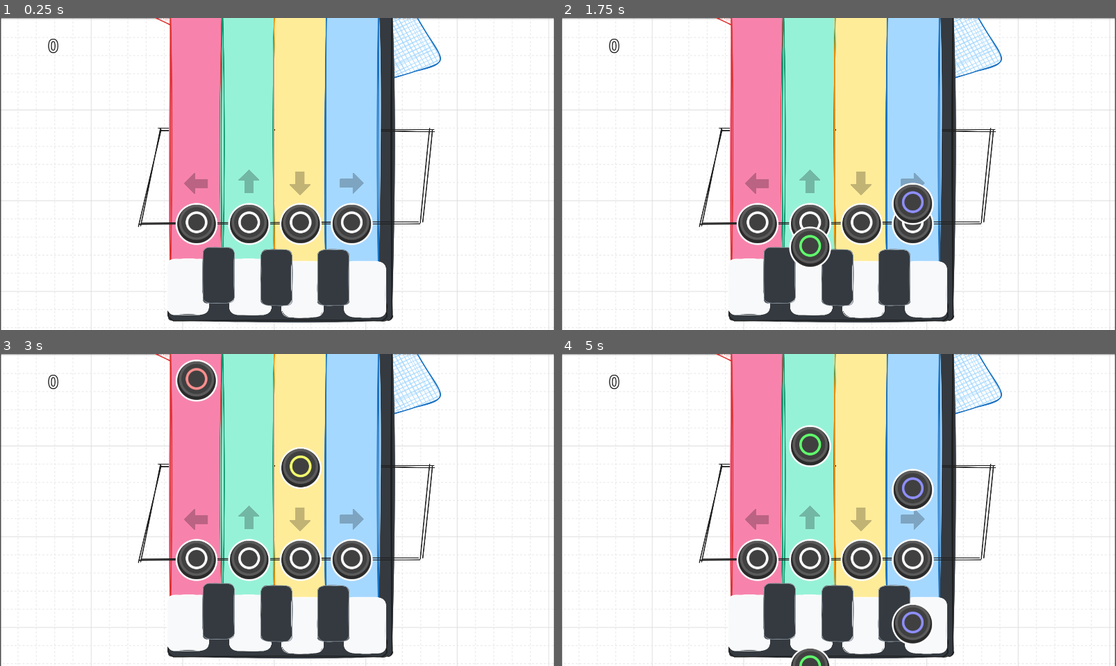
Above: before the commit, frames 1-4 (two rows, left to right).
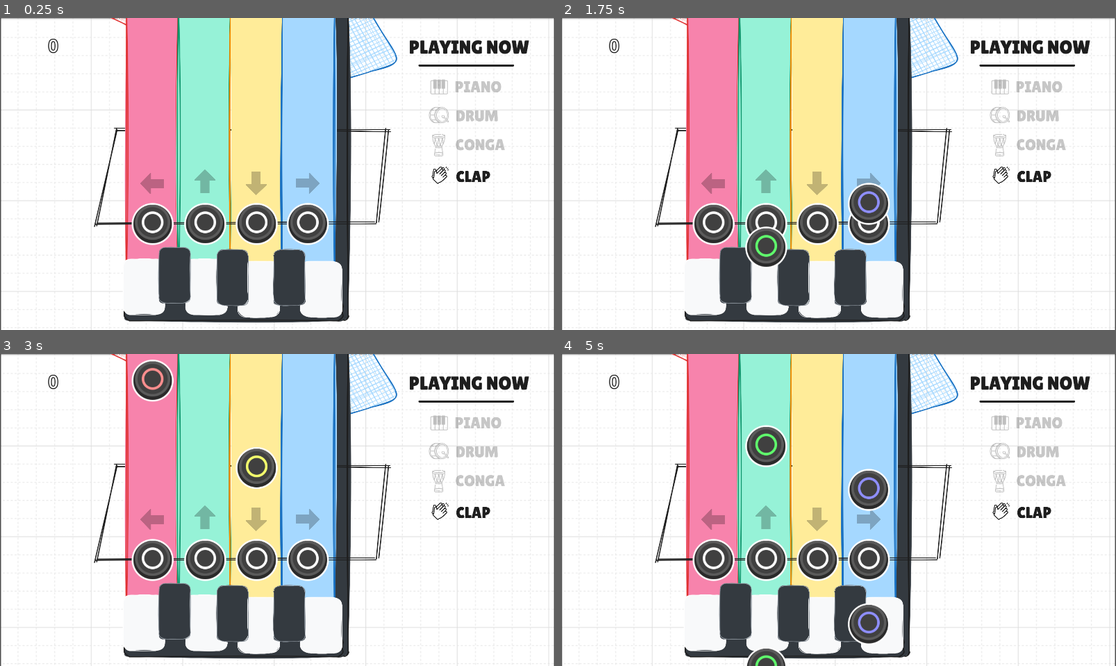
Above: after the commit, the same moments.

Repository: luiz-couto/encore
Game: Godot game, scene res://scenes/game.tscn
Two runs of this game, one before a commit and one after it. Both use one fixed random seed, a clock stepped at 60 frames per second and the inputs below.
Inputs (mouse positions are in pixels of both pictures, inside the frame that each line leads up to):
- Up to frame 1 (0.25 s): no input
- Up to frame 2 (1.75 s): move the mouse to (960, 158) at 0.52 s; click (960, 158) at 0.67 s; move the mouse to (727, 189) at 1.27 s; click (727, 189) at 1.42 s
- Up to frame 3 (3 s): move the mouse to (333, 441) at 2.02 s; click (333, 441) at 2.17 s; move the mouse to (249, 572) at 2.77 s; click (249, 572) at 2.92 s
- Up to frame 4 (5 s): move the mouse to (1005, 556) at 3.52 s; click (1005, 556) at 3.67 s; move the mouse to (672, 463) at 4.27 s; click (672, 463) at 4.42 s

The runs differ from the first frame. In frame 1, 40% of the frame differs, in the area x 16-96%, y 0-98%; in frame 2, 40%; in frame 3, 40%; in frame 4, 41%, in the area x 16-96%, y 0-100%.

Commit message:
playing now icons

Diff:
--- a/encore/scenes/game.tscn
+++ b/encore/scenes/game.tscn
@@ -24,6 +24,11 @@
 [ext_resource type="FontFile" uid="uid://o7n5xnnd4w71" path="res://assets/fonts/HeartbitXX2Px.ttf" id="23_bt5mj"]
 [ext_resource type="Script" uid="uid://rmmdlyjx63ic" path="res://scripts/option_1.gd" id="23_e1j6l"]
 [ext_resource type="Texture2D" uid="uid://cgp52b4cks1j3" path="res://assets/board/up-arrow.png" id="24_e1j6l"]
+[ext_resource type="Texture2D" uid="uid://cyk8jdwvesnn5" path="res://assets/icons/clap-icon.png" id="25_pl11u"]
+[ext_resource type="Texture2D" uid="uid://bpybxfpaov1js" path="res://assets/icons/piano-icon.png" id="25_sww3w"]
+[ext_resource type="Texture2D" uid="uid://dgp133xtcrssb" path="res://assets/icons/drum-icon.png" id="26_suyxu"]
+[ext_resource type="Texture2D" uid="uid://b7jni3tj2p2ov" path="res://assets/icons/conga-icon.png" id="27_sgl2t"]
+[ext_resource type="Texture2D" uid="uid://dj85c1lfox5gx" path="res://assets/icons/playing-now.png" id="29_suyxu"]
 
 [sub_resource type="AudioStreamWAV" id="AudioStreamWAV_ssvqc"]
 data = PackedByteArray("cW9hZgAACFwBAKxECFwDcAAAAAAAAAAAAAAAAOAAQADymAwE0aDE5/Grz/2LD/zF/bh+54tWG7jwZYTqD/Edp/4kvoU1rZQ …(1091 unchanged characters)…
@@ -58,24 +63,24 @@
 
 [node name="MainBoard2" type="Sprite2D" parent="." unique_id=1085503733]
 z_index = -1
-position = Vector2(1009, 435)
+position = Vector2(857, 435)
 scale = Vector2(0.6008579, 0.5363552)
 texture = ExtResource("3_lbhrr")
 
 [node name="Button" parent="." unique_id=155436911 instance=ExtResource("3_lnu2h")]
-position = Vector2(680, 713)
+position = Vector2(528, 713)
 input = "ui_left"
 
 [node name="Button2" parent="." unique_id=665909422 instance=ExtResource("3_lnu2h")]
-position = Vector2(862, 713)
+position = Vector2(710, 713)
 input = "ui_up"
 
 [node name="Button3" parent="." unique_id=810961907 instance=ExtResource("3_lnu2h")]
-position = Vector2(1040, 713)
+position = Vector2(888, 713)
 input = "ui_down"
 
 [node name="Button4" parent="." unique_id=1578098347 instance=ExtResource("3_lnu2h")]
-position = Vector2(1217, 713)
+position = Vector2(1065, 713)
 input = "ui_right"
 
 [node name="Timer" type="Timer" parent="." unique_id=1128094179]
@@ -135,7 +140,7 @@
 [node name="Red" type="Sprite2D" parent="ArrowKeys" unique_id=1108017298]
 modulate = Color(1, 1, 1, 0.24313726)
 z_index = -1
-position = Vector2(678, 573)
+position = Vector2(526, 573)
 rotation = -1.5707964
 scale = Vector2(0.163086, 0.16029821)
 texture = ExtResource("24_e1j6l")
@@ -143,14 +148,14 @@
 [node name="Green" type="Sprite2D" parent="ArrowKeys" unique_id=1231863905]
 modulate = Color(1, 1, 1, 0.24313726)
 z_index = -1
-position = Vector2(861, 566)
+position = Vector2(709, 566)
 scale = Vector2(0.163086, 0.16029821)
 texture = ExtResource("24_e1j6l")
 
 [node name="Yellow" type="Sprite2D" parent="ArrowKeys" unique_id=345526923]
 modulate = Color(1, 1, 1, 0.24313726)
 z_index = -1
-position = Vector2(1038.0001, 572)
+position = Vector2(886.0001, 572)
 rotation = -3.1415925
 scale = Vector2(0.163086, 0.16029821)
 texture = ExtResource("24_e1j6l")
@@ -158,7 +163,7 @@
 [node name="Blue" type="Sprite2D" parent="ArrowKeys" unique_id=1215729914]
 modulate = Color(1, 1, 1, 0.24313726)
 z_index = -1
-position = Vector2(1217.0001, 572)
+position = Vector2(1065.0001, 572)
 rotation = 1.5707964
 scale = Vector2(0.163086, 0.16029821)
 texture = ExtResource("24_e1j6l")
@@ -260,6 +265,31 @@
 offset_bottom = 1282.0
 mouse_filter = 2
 color = Color(0, 0, 0, 0.827451)
+
+[node name="PianoIcon" type="Sprite2D" parent="." unique_id=440615939]
+position = Vector2(1612, 238)
+scale = Vector2(0.5, 0.5)
+texture = ExtResource("25_sww3w")
+
+[node name="DrumIcon" type="Sprite2D" parent="." unique_id=2063846983]
+position = Vector2(1604.0908, 336)
+scale = Vector2(0.5, 0.5)
+texture = ExtResource("26_suyxu")
+
+[node name="CongaIcon" type="Sprite2D" parent="." unique_id=2057859511]
+position = Vector2(1613, 439.99997)
+scale = Vector2(0.5, 0.5)
+texture = ExtResource("27_sgl2t")
+
+[node name="ClapIcon" type="Sprite2D" parent="." unique_id=2041990565]
+position = Vector2(1595, 547)
+scale = Vector2(0.5, 0.5)
+texture = ExtResource("25_pl11u")
+
+[node name="PlayingNow" type="Sprite2D" parent="." unique_id=533656834]
+position = Vector2(1623, 114.00001)
+scale = Vector2(0.6, 0.6)
+texture = ExtResource("29_suyxu")
 
 [connection signal="ready" from="." to="." method="_on_ready"]
 [connection signal="timeout" from="Timer" to="." method="_on_timer_timeout"]
--- a/encore/scripts/game.gd
+++ b/encore/scripts/game.gd
@@ -131,7 +131,18 @@
 		musicPlayer.Instrument.CHORD_STAB,
 		musicPlayer.playerControlledInstruments.get(musicPlayer.Instrument.RHODES, false)
 	)
+	_update_instrument_icons()
 
+const ICON_ACTIVE_ALPHA: float = 1.0
+const ICON_INACTIVE_ALPHA: float = 0.25
+
+func _update_instrument_icons() -> void:
+	var controlled = $MusicPlayer.playerControlledInstruments
+	var musicPlayer = $MusicPlayer
+	$PianoIcon.modulate.a = ICON_ACTIVE_ALPHA if controlled.get(musicPlayer.Instrument.RHODES,       false) else ICON_INACTIVE_ALPHA
+	$DrumIcon.modulate.a  = ICON_ACTIVE_ALPHA if controlled.get(musicPlayer.Instrument.KICK,         false) else ICON_INACTIVE_ALPHA
+	$CongaIcon.modulate.a = ICON_ACTIVE_ALPHA if controlled.get(musicPlayer.Instrument.CONGA_SLAP,   false) else ICON_INACTIVE_ALPHA
+	$ClapIcon.modulate.a  = ICON_ACTIVE_ALPHA if controlled.get(musicPlayer.Instrument.CLAP,         false) else ICON_INACTIVE_ALPHA
 
 func _on_option_selected(option_index: int) -> void:
 	options[option_index].action.call()
--- a/encore/scripts/note.gd
+++ b/encore/scripts/note.gd
@@ -4,16 +4,16 @@
 const TARGET_Y: float = 1200;
 const DIST_TO_TARGET: float = TARGET_Y - SPAWN_Y;
 
-const LANE_0_X = 680;
+const LANE_0_X = 528;
 const LANE_0_SPAWN = Vector2(LANE_0_X, SPAWN_Y);
 
-const LANE_1_X = 862;
+const LANE_1_X = 710;
 const LANE_1_SPAWN = Vector2(LANE_1_X, SPAWN_Y);
 
-const LANE_2_X = 1040;
+const LANE_2_X = 888;
 const LANE_2_SPAWN = Vector2(LANE_2_X, SPAWN_Y);
 
-const LANE_3_X = 1217;
+const LANE_3_X = 1065;
 const LANE_3_SPAWN = Vector2(LANE_3_X, SPAWN_Y);
 
 const positionSelector: Dictionary[int, Vector2] = {
Binary file added: encore/assets/icons/clap-icon.png
Not shown, added: encore/assets/icons/clap-icon.png.import
Binary file added: encore/assets/icons/conga-icon.png
Not shown, added: encore/assets/icons/conga-icon.png.import
Binary file added: encore/assets/icons/drum-icon.png
Not shown, added: encore/assets/icons/drum-icon.png.import
Binary file added: encore/assets/icons/piano-icon.png
Not shown, added: encore/assets/icons/piano-icon.png.import
Binary file added: encore/assets/icons/playing-now.png
Not shown, added: encore/assets/icons/playing-now.png.import
Not shown, added: drawings/instruments-icons.excalidraw
